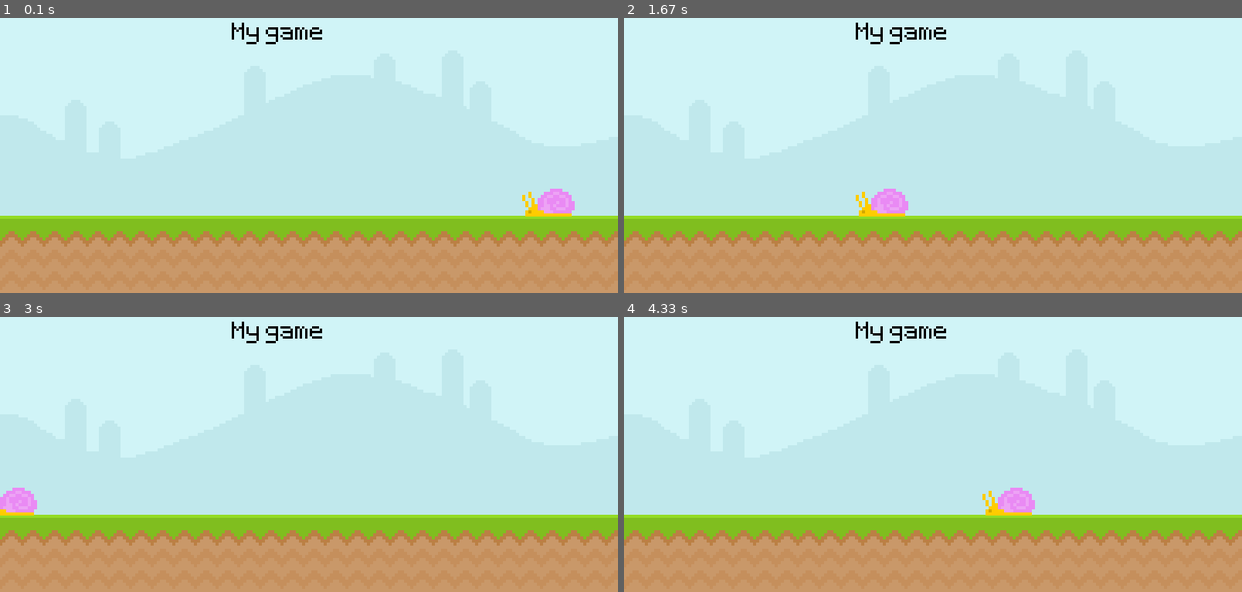
Above: before the commit, frames 1-4 (two rows, left to right).
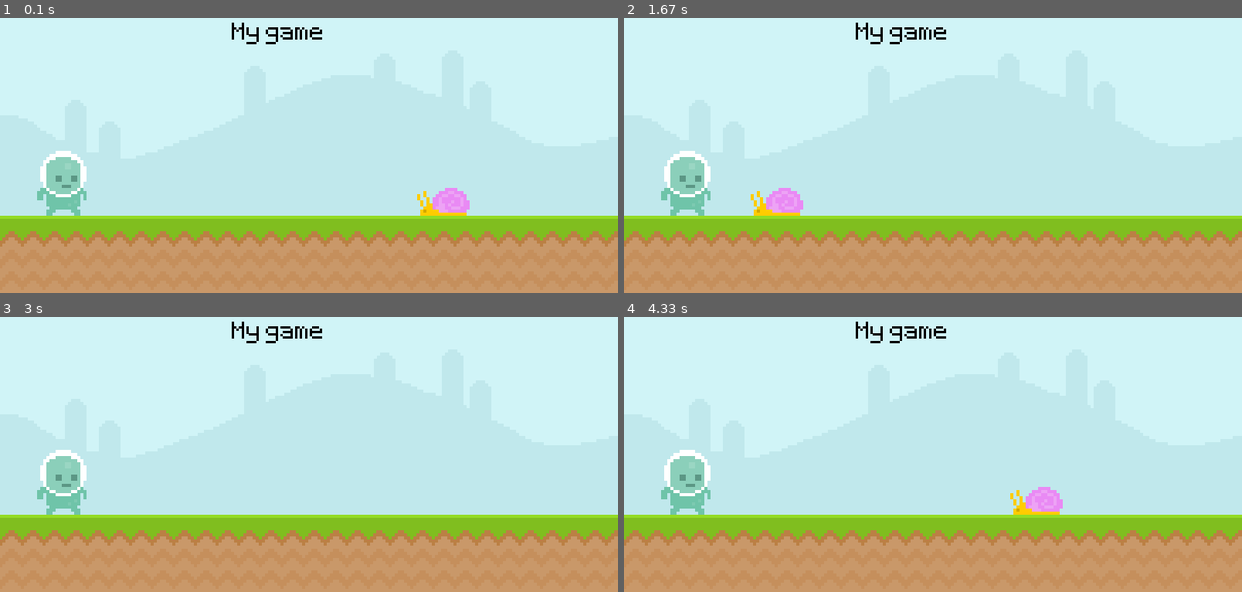
Above: after the commit, the same moments.

Repository: SzymonK1306/Pygame-project
Game: pygame game, started from main.py
The game is run twice, just before and just after one commit, with the same random seed, the same clock (stepped at 60 frames per second) and the same inputs.
Inputs:
- Up to frame 1 (0.1 s): no input
- Up to frame 2 (1.67 s): no input
- Up to frame 3 (3 s): no input
- Up to frame 4 (4.33 s): no input

The runs differ from the first frame. In frame 1, 2.7% of the frame differs, in the area x 6-93%, y 48-73%; in frame 2, 2.7%; in frame 3, 1.9%; in frame 4, 2.4%.

Commit message:
add player surface, rectangles and update variables names

Diff:
--- a/main.py
+++ b/main.py
@@ -7,12 +7,17 @@
 clock = pygame.time.Clock()     # clock object
 font = pygame.font.Font("fonts/Pixeltype.ttf", 50)  # font object
 
-sky_surface = pygame.image.load("images/Sky.png").convert()     # convert is for our game run faster
-ground_surface = pygame.image.load("images/ground.png").convert()
-textSurface = font.render("My game", False, "Black")
-snail_surface = pygame.image.load("images/snail/snail1.png").convert_alpha()
-snail_xPos = 700
+sky_surf = pygame.image.load("images/Sky.png").convert()     # convert is for our game run faster
 
+ground_surf = pygame.image.load("images/ground.png").convert()
+
+text_surf = font.render("My game", False, "Black")
+
+snail_surf = pygame.image.load("images/snail/snail1.png").convert_alpha()
+snail_rect = snail_surf.get_rect(midbottom=(600, 300))
+
+player_surf = pygame.image.load("images/player/player_walk_1.png").convert_alpha()
+player_rect = player_surf.get_rect(midbottom=(80, 300))
 
 
 while True:
@@ -22,13 +27,16 @@
             pygame.quit()
             exit()      # closing program without the error
 
-    window.blit(sky_surface, (0, 0))
-    window.blit(ground_surface, (0, 300))
-    window.blit(textSurface, (300, 50))
-    snail_xPos -= 4
-    if snail_xPos < -100:
-        snail_xPos = 700
-    window.blit(snail_surface, (snail_xPos, 265))
+    window.blit(sky_surf, (0, 0))
+    window.blit(ground_surf, (0, 300))
+    window.blit(text_surf, (300, 50))
+
+    snail_rect.x -= 4
+    if snail_rect.right < -100:
+        snail_rect.left = 800
+
+    window.blit(snail_surf, snail_rect)
+    window.blit(player_surf, player_rect)
 
     pygame.display.update()
     clock.tick(60)      # maximum frame rate
